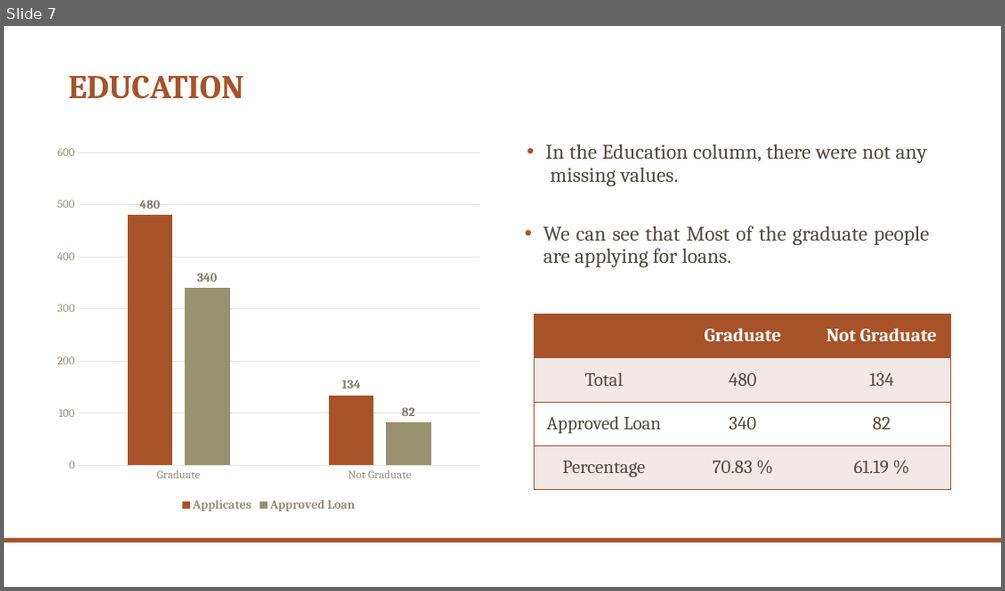
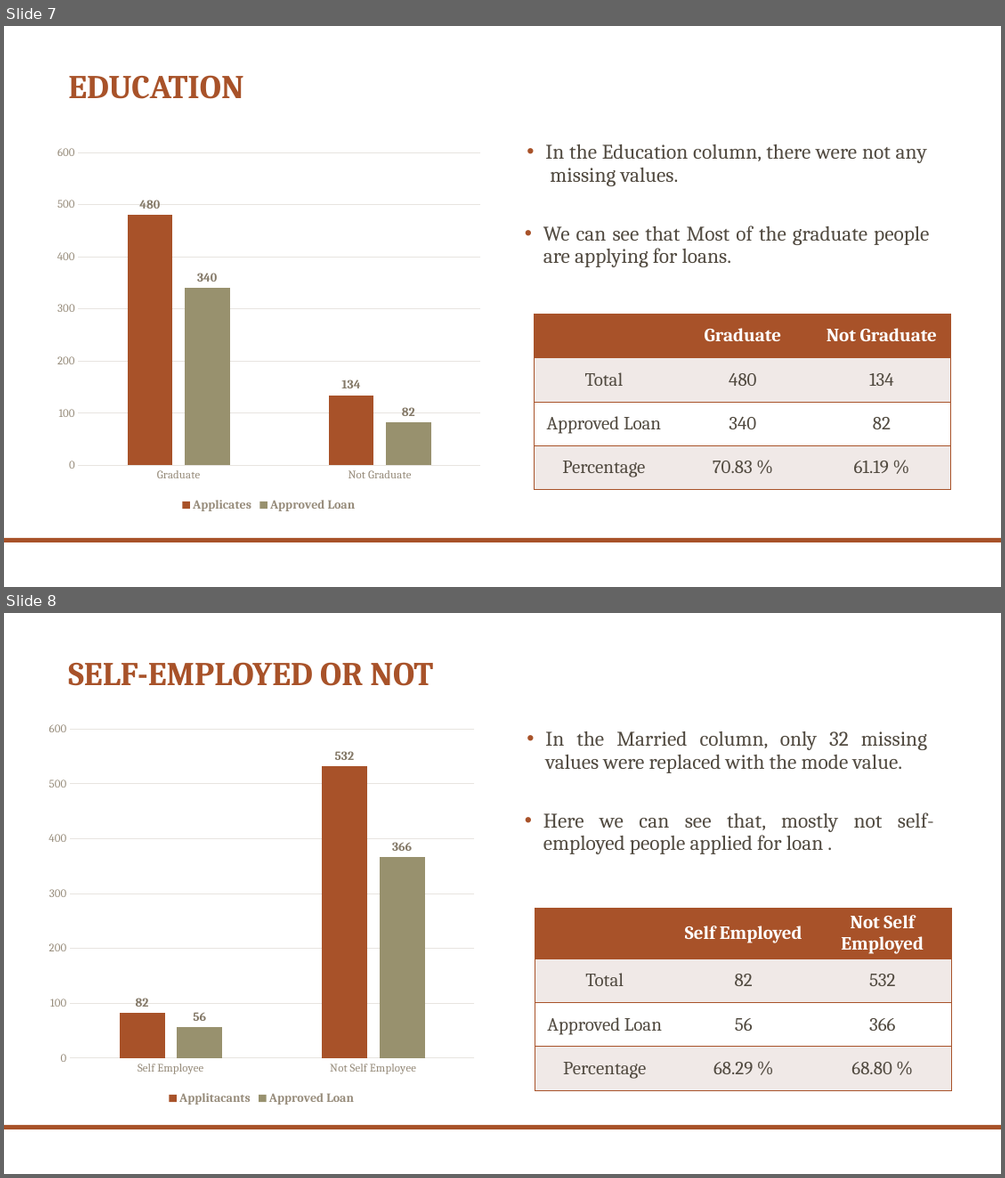
Before and after one commit to yashuradadiya/Data_Analysis_Projects, a slide deck: Loan_Data_Analysis/Loan data analysis.pptx. Shown one above the other, each under a label of ours: slide 7 before the commit, slides 7 and 8 after it. The pictures are 1005x591 and 1005x1178 pixels, drawn with LibreOffice and Linux fonts; fonts in the diff are those of the drawing; background and template pictures are left out. Boxes give left, top, right and bottom in pixels: in the first picture for what was removed or moved away, otherwise in the second. Text is boxed around its words. In the diff, an @@ line names an element or a change of style, - is before the commit and + after.

```diff
--- a/Loan_Data_Analysis/Loan data analysis.pptx
+++ b/Loan_Data_Analysis/Loan data analysis.pptx
@@ slide 8 added at (4, 613, 1001, 1174), background picture (left out); not listed: 1 template element that a slide beside it also shows @@
@@ title added at (68, 662, 433, 686), 32 pt, text #A85229, bold @@
+SELF-EMPLOYED OR NOT
@@ column chart added at (40, 714, 484, 1108) @@
+categories: Self Employee, Not Self Employee
+Applitacants: 82, 532
+Approved Loan: 56, 366
@@ text added at (545, 731, 927, 773), 20 pt, text #514A40 @@
+• In the Married column, only 32 missing values were replaced with the mode value.
@@ text added at (543, 812, 934, 854), 20 pt, text #514A40 @@
+• Here we can see that, mostly not self- employed people applied for loan .
@@ table added at (535, 908, 952, 1092), 4 rows, 3 columns @@
+ | Self Employed | Not Self Employed
+Total | 82 | 532
+Approved Loan | 56 | 366
+Percentage | 68.29 % | 68.80 %
```
Also in this commit, not shown: 3 slides changed, 5 other slides added, 9 other files.
